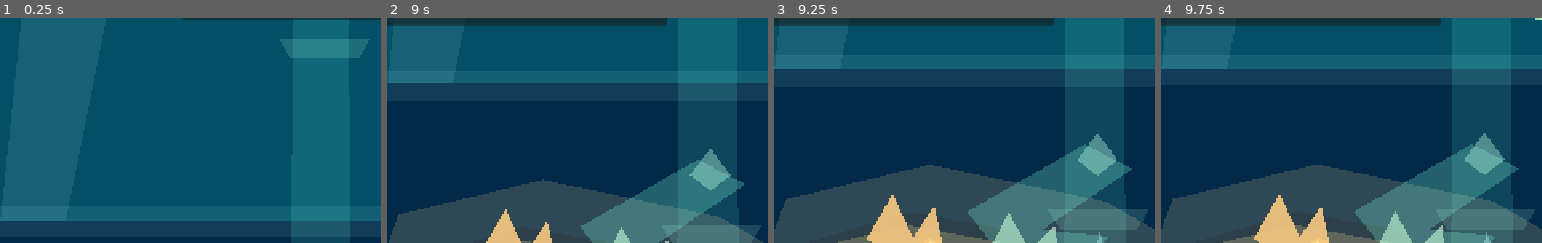
Above: before the commit, frames 1-4 (left to right).
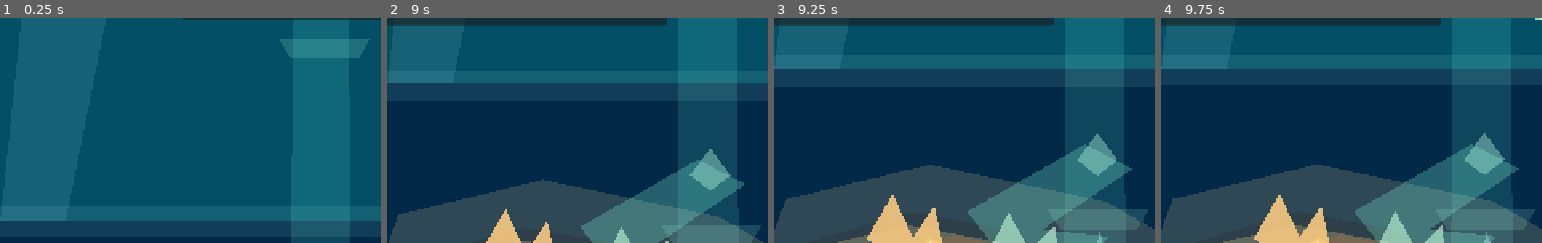
Above: after the commit, the same moments.

Repository: joeypshell/OceanGame
Game: Godot game, scene res://scenes/Main.tscn
Same seed, same stepped clock (60 frames per second), same inputs: the game is played once before the commit and once after it.
Inputs:
- Up to frame 1 (0.25 s): no input
- Up to frame 2 (9 s): tap Enter at 0.5 s; hold D (move_right) 0.53-1.28 s; tap E (interact) every 1.5 s from 0.6 to 8.1 s; hold S (move_down) 1.28-2.03 s; tap F (scan) every 1.5 s from 1.35 to 8.85 s; hold D (move_right) 2.03-2.78 s; hold Space (burst_thruster) 2.78-3.53 s; tap R (restart_dive) at 3.5 s; hold A (move_left) 3.53-5.03 s; hold S (move_down) 5.03-5.78 s; hold D (move_right) 5.78-6.53 s; hold Space (burst_thruster) 6.53-7.28 s; hold D (move_right) 7.28-8.03 s; hold S (move_down) 8.03-8.78 s; hold A (move_left) from 8.78 s (still down)
- Up to frame 3 (9.25 s): keep holding A (move_left)
- Up to frame 4 (9.75 s): release A (move_left) at 9.53 s; hold Space (burst_thruster) from 9.53 s (still down); tap E (interact) at 9.6 s
The pictures show only the part of the screen within x 10-60%, y 50-100%; the shares and areas given below are measured in that part.

Frames 1-2 are identical in both runs. In frame 3, 0.2% of the frame differs, in the area x 44-56%, y 96-100%; in frame 4, 0.3%, in the area x 44-56%, y 95-100%.

Commit message:
Resolve #150 rework thermal vent visuals

Diff:
--- a/scenes/Main.tscn
+++ b/scenes/Main.tscn
@@ -379,28 +379,48 @@
 position = Vector2(430, 1260)
 
 [node name="WarmWash" type="Polygon2D" parent="ThermalVentPocket"]
-color = Color(0.92, 0.44, 0.16, 0.18)
-polygon = PackedVector2Array(-210, -132, 110, -184, 262, -42, 206, 132, -144, 176, -284, 22)
+color = Color(0.92, 0.44, 0.16, 0.16)
+polygon = PackedVector2Array(-226, -126, -38, -206, 138, -162, 272, -38, 210, 126, -102, 182, -286, 36)
 
 [node name="CrackedShelf" type="Polygon2D" parent="ThermalVentPocket"]
-color = Color(0.5, 0.36, 0.26, 0.68)
-polygon = PackedVector2Array(-168, 74, -74, 30, 32, 54, 132, 24, 194, 76, 74, 108, -52, 116)
+color = Color(0.42, 0.28, 0.22, 0.72)
+polygon = PackedVector2Array(-188, 82, -90, 30, -18, 50, 44, 30, 116, 48, 198, 82, 92, 118, -54, 124)
+
+[node name="VentMouthShadow" type="Polygon2D" parent="ThermalVentPocket"]
+color = Color(0.16, 0.12, 0.11, 0.58)
+polygon = PackedVector2Array(-62, 74, -22, 44, 32, 46, 76, 78, 36, 98, -22, 98)
+
+[node name="VentRimGlow" type="Polygon2D" parent="ThermalVentPocket"]
+color = Color(1, 0.58, 0.18, 0.42)
+polygon = PackedVector2Array(-72, 70, -20, 36, 38, 40, 84, 74, 38, 110, -24, 108)
+
+[node name="VentChimneyLeft" type="Polygon2D" parent="ThermalVentPocket"]
+color = Color(0.32, 0.22, 0.2, 0.86)
+polygon = PackedVector2Array(-104, 74, -78, -22, -40, -70, -20, 58, -54, 92)
+
+[node name="VentChimneyRight" type="Polygon2D" parent="ThermalVentPocket"]
+color = Color(0.34, 0.24, 0.21, 0.84)
+polygon = PackedVector2Array(84, 76, 112, -50, 152, -4, 142, 82, 108, 104)
 
 [node name="HeatPlume" type="Polygon2D" parent="ThermalVentPocket"]
-color = Color(1, 0.62, 0.2, 0.28)
-polygon = PackedVector2Array(-46, 46, -16, -132, 24, -84, 54, -174, 96, -44, 58, 42)
+color = Color(1, 0.62, 0.2, 0.24)
+polygon = PackedVector2Array(-54, 44, -28, -128, 6, -72, 42, -188, 82, -72, 112, -132, 94, 40, 44, 78)
+
+[node name="HeatPlumeCore" type="Polygon2D" parent="ThermalVentPocket"]
+color = Color(1, 0.84, 0.38, 0.18)
+polygon = PackedVector2Array(-12, 56, 8, -70, 30, -20, 56, -112, 74, -20, 48, 58)
 
 [node name="BubbleStringA" type="Polygon2D" parent="ThermalVentPocket"]
 color = Color(0.96, 1, 0.82, 0.34)
-polygon = PackedVector2Array(-62, -4, -48, -28, -34, -8, -16, -58, 2, -32, 16, -90, 34, -62)
+polygon = PackedVector2Array(-88, 2, -72, -24, -54, -6, -36, -62, -16, -34, 0, -96, 20, -66)
 
 [node name="BubbleStringB" type="Polygon2D" parent="ThermalVentPocket"]
 color = Color(0.96, 1, 0.82, 0.28)
-polygon = PackedVector2Array(34, 20, 50, -18, 68, 8, 92, -44, 112, -14, 132, -72, 148, -42)
+polygon = PackedVector2Array(44, 14, 60, -24, 78, 4, 104, -58, 124, -24, 146, -92, 166, -54)
 
 [node name="WarmCurrentRibbon" type="Polygon2D" parent="ThermalVentPocket"]
-color = Color(0.72, 1, 0.62, 0.09)
-polygon = PackedVector2Array(-28, -42, 108, -88, 222, -54, 154, -8, 238, 30, 92, 56, -18, 16)
+color = Color(0.72, 1, 0.62, 0.07)
+polygon = PackedVector2Array(-34, -34, 100, -82, 214, -50, 150, -10, 226, 26, 92, 48, -20, 12)
 
 [node name="WreckSignalHint" type="Node2D" parent="."]
 visible = false
Not shown, changed: docs/current/GAMEPLAY.md
